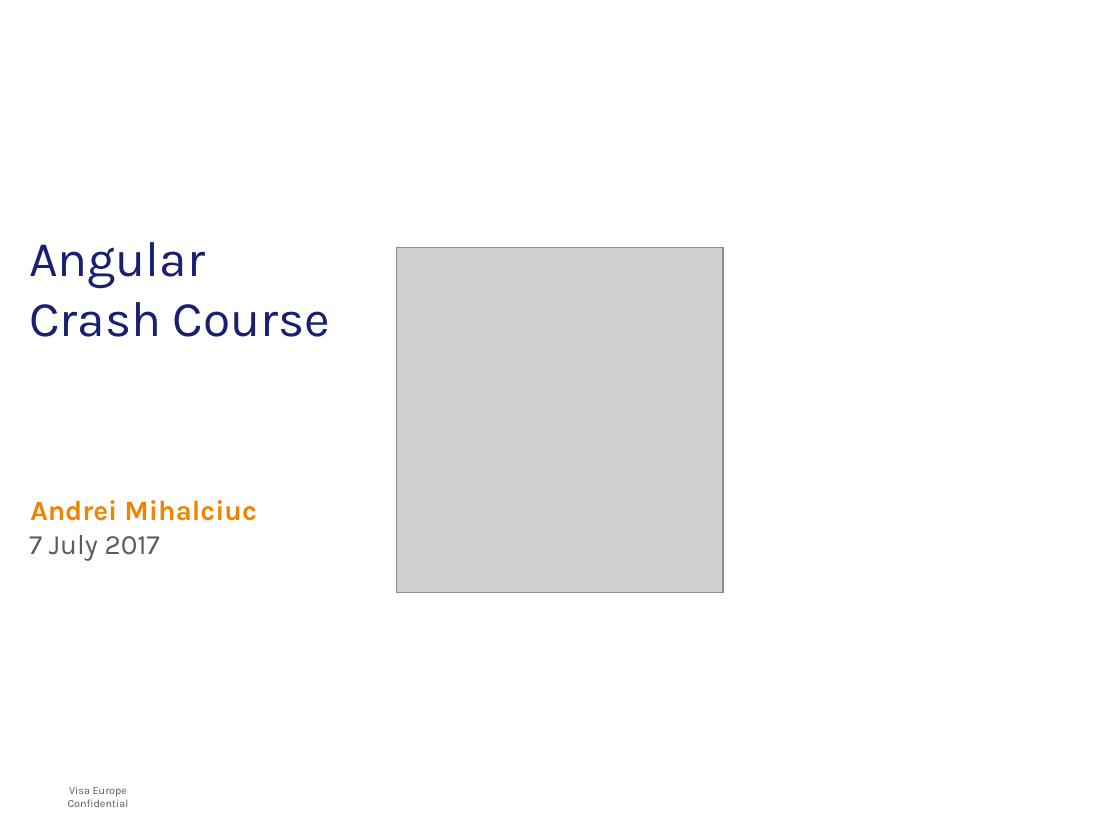
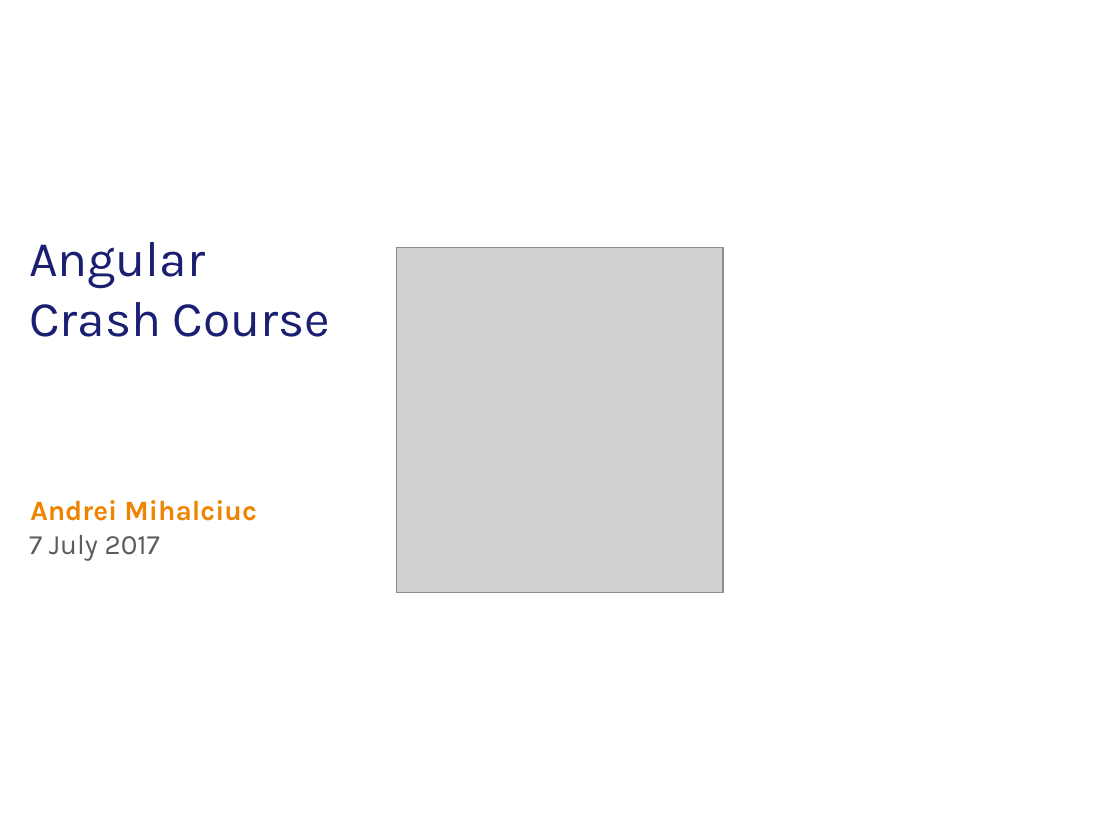
Before and after one commit to mihalcan/AngularToDO, a slide deck: slide 1 of Angular Intro.pptx. Drawn at 1120x840 pixels with LibreOffice and Linux fonts; fonts in the diff are those of the drawing; grey boxes stand for pictures; background and template pictures are left out. Boxes give left, top, right and bottom in pixels: in the first picture for what was removed or moved away, otherwise in the second. Text is boxed around its words. In the diff, an @@ line names an element or a change of style, - is before the commit and + after.

Commit message:
updated slides

```diff
--- a/Angular Intro.pptx
+++ b/Angular Intro.pptx
@@ text removed at box(68, 786, 129, 807) @@
-Visa Europe Confidential
```
